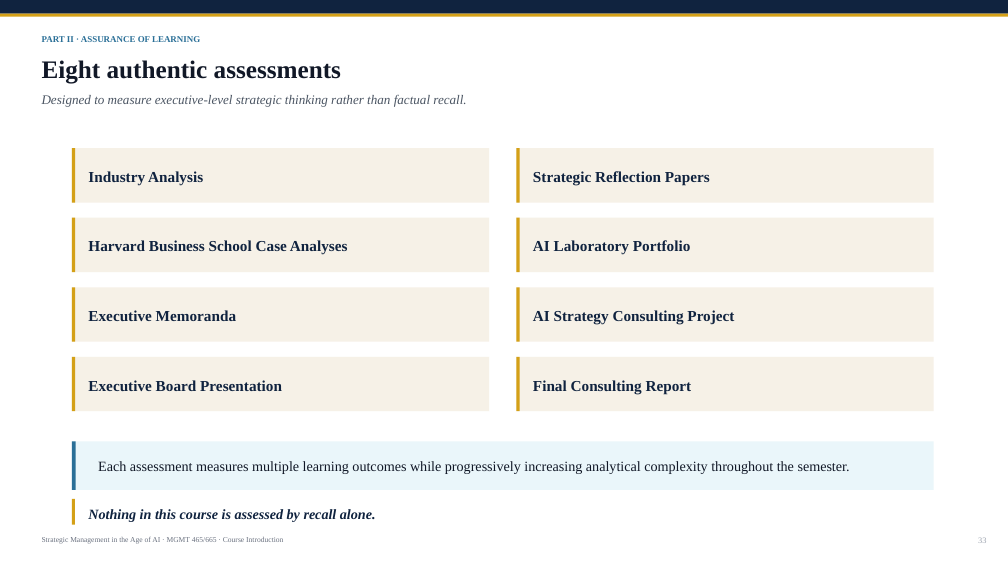
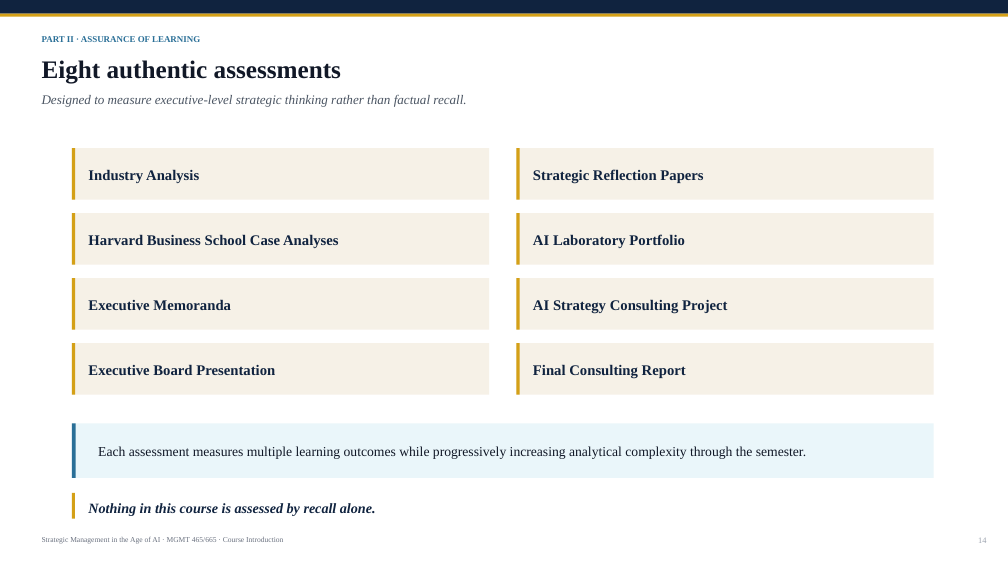
Before and after one commit to omarRmalik/strategic_management_in_the_age_of_ai, a slide deck: slide 14 of slides/Course_Introduction_Parts_0-4.pptx (slide 33 before the commit). Drawn at 1008x567 pixels with LibreOffice and Linux fonts; fonts in the diff are those of the drawing. Boxes give left, top, right and bottom in pixels: in the first picture for what was removed or moved away, otherwise in the second. Text is boxed around its words. In the diff, an @@ line names an element or a change of style, - is before the commit and + after.

```diff
--- a/slides/Course_Introduction_Parts_0-4.pptx
+++ b/slides/Course_Introduction_Parts_0-4.pptx
@@ 5 rectangles, 1 text: place and size @@
-5 rectangles, 1 text at (72, 218, 934, 525)
+5 rectangles, 1 text at (72, 213, 934, 519)
@@ 4 rectangles, 2 texts: place and size @@
-4 rectangles, 2 texts at (72, 287, 934, 342)
+4 rectangles, 2 texts at (72, 278, 934, 330)
@@ 4 rectangles, 2 texts: place and size @@
-4 rectangles, 2 texts at (72, 357, 934, 411)
+4 rectangles, 2 texts at (72, 343, 934, 395)
@@ size 14.5 to 14 pt in 8 elements at (88, 169, 199, 183), (533, 169, 703, 184), (88, 234, 339, 248), (533, 234, 685, 248), (88, 299, 231, 310), (533, 299, 727, 314), (88, 364, 275, 375), (533, 364, 686, 379) @@
@@ rectangle: place and size @@
-rectangle at (72, 442, 934, 490)
+rectangle at (72, 423, 934, 478)
@@ rectangle: place and size @@
-rectangle at (72, 442, 76, 490)
+rectangle at (72, 423, 76, 478)
@@ text at (98, 446, 806, 459): text changed; size 13.5 to 13 pt @@
-Each assessment measures multiple learning outcomes while progressively increasing analytical complexity throughout the semester.
+Each assessment measures multiple learning outcomes while progressively increasing analytical complexity through the semester.
```
Also in this commit, not shown: 16 other slides changed, 2 slides added, 31 slides removed.
